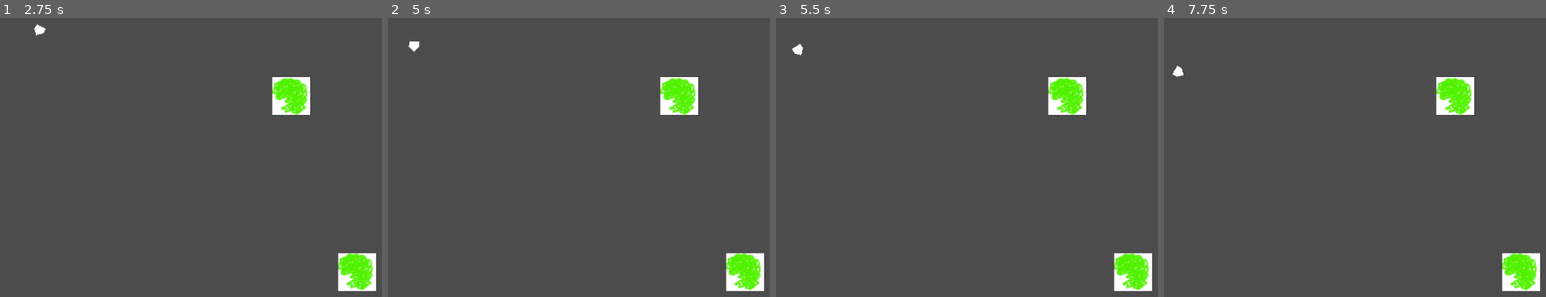
Above: before the commit, frames 1-4 (left to right).
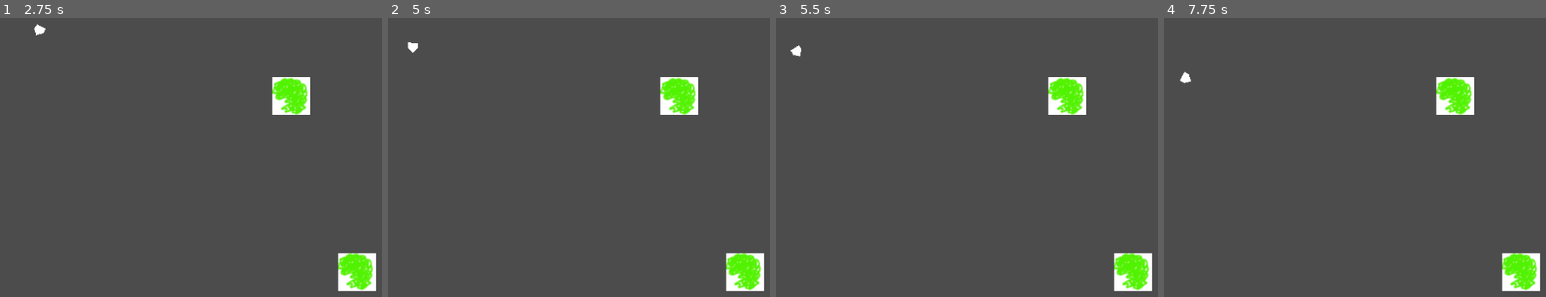
Above: after the commit, the same moments.

Repository: GameDrivenDesign/HareDerLage
Game: Godot game, scene res://game/game.tscn
The game is run twice, just before and just after one commit, with the same random seed, the same clock (stepped at 60 frames per second) and the same inputs.
Inputs:
- Up to frame 1 (2.75 s): tap Enter at 0.5 s; hold D (right) 0.53-1.28 s; hold A (left) 1.28-2.03 s; tap Space at 2 s; hold D (right) from 2.03 s (still down)
- Up to frame 2 (5 s): release D (right) at 2.78 s; hold W (up) 2.78-3.53 s; tap Enter at 3.5 s; hold A (left) from 3.53 s (still down)
- Up to frame 3 (5.5 s): keep holding A (left)
- Up to frame 4 (7.75 s): tap Space at 5.75 s; release A (left) at 5.78 s; hold D (right) 5.78-6.53 s; hold W (up) 6.53-7.28 s; hold D (right) from 7.28 s (still down)

Frame 1 is identical in both runs. In frame 2, less than 0.1% of the frame differs, in the area x 5-9%, y 8-13%; in frame 3, less than 0.1%; in frame 4, 0.2%, in the area x 2-8%, y 17-24%.

Commit message:
tweak gravity values

Diff:
--- a/comet/comet.tscn
+++ b/comet/comet.tscn
@@ -52,7 +52,7 @@
 space_override = 3
 gravity_point = true
 gravity_vec = Vector2( 0, 0 )
-gravity = 120.0
+gravity = 50.0
 linear_damp = 1.0
 angular_damp = 1.0
 audio_bus_override = false
--- a/spaceship.gd
+++ b/spaceship.gd
@@ -2,7 +2,7 @@
 
 var torque = 100
 var speed = 20
-var handling = 0
+var handling = 20
 
 func _physics_process(delta):
 
--- a/spaceship.tscn
+++ b/spaceship.tscn
@@ -17,7 +17,7 @@
 mass = 1.0
 friction = 0.0
 bounce = 0.0
-gravity_scale = 0.0
+gravity_scale = 1.0
 custom_integrator = false
 continuous_cd = 0
 contacts_reported = 0
